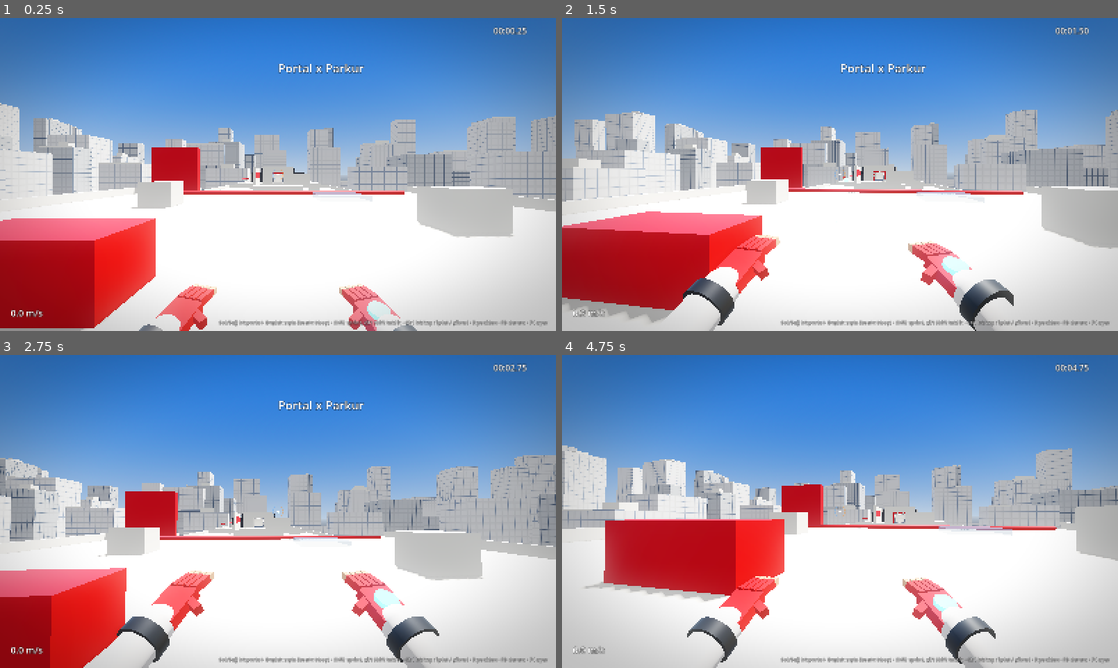
Above: before the commit, frames 1-4 (two rows, left to right).
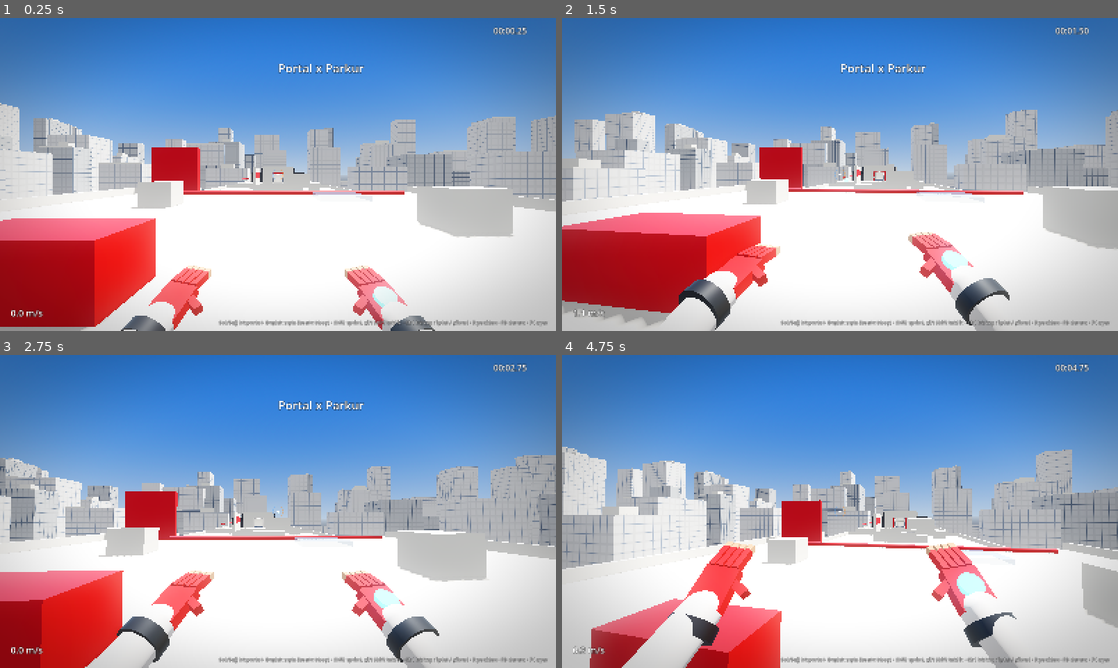
Above: after the commit, the same moments.

Repository: salihsahinin/portal-parkur
Game: Godot game, scene res://sahneler/ana.tscn
Two runs of this game, one before a commit and one after it. Both use one fixed random seed, a clock stepped at 60 frames per second and the inputs below.
Inputs (mouse positions are in pixels of both pictures, inside the frame that each line leads up to):
- Up to frame 1 (0.25 s): no input
- Up to frame 2 (1.5 s): tap Enter at 0.5 s; move the mouse to (867, 174) at 0.52 s; tap S (geri) at 0.6 s; click (867, 174) at 0.67 s; tap W (ileri) at 0.8, 1.35 s; move the mouse to (812, 174) at 1.27 s; click (812, 174) at 1.42 s
- Up to frame 3 (2.75 s): tap Ctrl (kay) at 1.55 s; move the mouse to (289, 505) at 2.02 s; hold Ctrl (kay) from 2.03 s (still down); click (289, 505) at 2.17 s; tap Shift (kos) at 2.3 s
- Up to frame 4 (4.75 s): move the mouse to (834, 517) at 2.77 s; release Ctrl (kay) at 2.78 s; tap Shift (kos) at 2.85 s; click (834, 517) at 2.92 s; tap Space (zipla) at 3.05 s; move the mouse to (878, 514) at 3.52 s; hold Space (zipla) 3.53-4.28 s; click (878, 514) at 3.67 s; tap C at 3.8, 4.35 s; move the mouse to (795, 508) at 4.27 s; click (795, 508) at 4.42 s; tap S (geri) at 4.55 s

The runs differ from the first frame. In frame 1, 3.0% of the frame differs, in the area x 0-99%, y 52-100%; in frame 2, 3.5%; in frame 3, 2.1%; in frame 4, 26%, in the area x 0-100%, y 28-100%.

Commit message:
[icra] Portal Parkur: Minecraft movement model (azalea-physics port: 20-tick travel, pre-friction move, 0.42 jump + sprint boost, auto-jump delay, sprint fov) as default; parkour model kept switchable; level gap 3.5 m
Co-Authored-By: Claude Fable 5.1 <noreply@anthropic.com>

Diff:
--- a/betikler/ayarlar.gd
+++ b/betikler/ayarlar.gd
@@ -8,6 +8,8 @@
 
 ## ad: [varsayılan, min, max, adım, açıklama]
 const TANIM := {
+	"model": [1.0, 0.0, 1.0, 1.0, "hareket modeli: 1 = Minecraft (20 tick, azalea-physics portu) · 0 = parkur (DL/CS/MW)"],
+	"mc_olcek": [1.0, 0.5, 3.0, 0.1, "Minecraft hız ölçeği (1 = birebir, 1 blok = 1 m)"],
 	"hassasiyet": [0.12, 0.02, 0.60, 0.005, "derece / fare sayımı (yatay)"],
 	"dikey_oran": [1.0, 0.5, 1.5, 0.05, "dikey / yatay hassasiyet oranı"],
 	"yumusatma": [0.0, 0.0, 0.08, 0.005, "fare yumuşatma zaman sabiti (sn); 0 = ham 1:1"],
--- a/betikler/oyuncu.gd
+++ b/betikler/oyuncu.gd
@@ -57,6 +57,111 @@
 var son_shift := -10.0
 var taktik_kalan := 0.0
 
+# ---- Minecraft modeli (azalea-physics / LivingEntity.travel portu; birim blok/tick, 20 tick/sn) ----
+const MC_TICK := 1.0 / 20.0
+var mc_v := Vector3.ZERO
+var mc_hareket := Vector3.ZERO
+var mc_birikim := 0.0
+var mc_senkron_gerek := true
+var mc_zipla_gecikme := 0
+var mc_sprint := false
+var mc_son_kare := -10
+
+
+func _mc_model() -> bool:
+	return Ayarlar.al("model") > 0.5
+
+
+func _mc_olcek() -> float:
+	return 20.0 * Ayarlar.al("mc_olcek")
+
+
+## Parkur durumlarından (duvar koşusu vb.) dönüşte Godot hızını tick durumuna aktarır.
+func _mc_senkron() -> void:
+	if mc_senkron_gerek or Engine.get_physics_frames() != mc_son_kare + 1:
+		mc_senkron_gerek = false
+		mc_v = velocity / _mc_olcek()
+		mc_hareket = mc_v
+		mc_birikim = 0.0
+
+
+## Bir Minecraft tick'i: aiStep (küçük hız sıfırlama, zıplama) + travel (girdi ivmesi, yerçekimi, atalet).
+func _mc_tick(yerde: bool) -> bool:
+	var zipladi := false
+	if Vector2(mc_v.x, mc_v.z).length_squared() < 9.0e-6:
+		mc_v.x = 0.0
+		mc_v.z = 0.0
+	if absf(mc_v.y) < 0.003:
+		mc_v.y = 0.0
+	var zipla_tut := zipla_tampon > 0.0 or (not sanal_girdi_aktif and Input.is_action_pressed("zipla"))
+	var sprint_tut := Input.is_action_pressed("kos") or sanal_girdi_aktif
+	var ileri_in := -girdi.y * 0.98
+	var yan_in := girdi.x * 0.98
+	if cokuk:
+		ileri_in *= 0.3
+		yan_in *= 0.3
+	mc_sprint = sprint_tut and ileri_in > 0.5 and not cokuk
+	# aiStep: zıplama (Space basılıyken 10 tick aralık)
+	if zipla_tut and yerde and mc_zipla_gecikme == 0:
+		mc_v.y = maxf(0.42, mc_v.y)
+		if mc_sprint:
+			mc_v += ileri_yon() * 0.2
+		mc_zipla_gecikme = 10
+		zipladi = true
+	elif not zipla_tut:
+		mc_zipla_gecikme = 0
+	if mc_zipla_gecikme > 0:
+		mc_zipla_gecikme -= 1
+	# travel: moveRelative
+	var hiz: float = (0.13 if mc_sprint else 0.1) if yerde else (0.026 if mc_sprint else 0.02)
+	var yerel := Vector3(yan_in, 0.0, -ileri_in)
+	if yerel.length_squared() > 1.0e-7:
+		if yerel.length_squared() > 1.0:
+			yerel = yerel.normalized()
+		mc_v += (global_basis * yerel) * hiz
+	# hareket bu (sürtünme öncesi) hızla yapılır; çarpışma move_and_slide ile tick'ler arasında
+	mc_hareket = mc_v
+	# sonra yerçekimi + atalet bir sonraki tick için
+	mc_v.y -= 0.08
+	var atalet := 0.546 if yerde else 0.91
+	mc_v.x *= atalet
+	mc_v.z *= atalet
+	mc_v.y *= 0.98
+	return zipladi
+
+
+## Tick birikimini işler, velocity'yi tick hızından kurar. Zıplama olduysa true.
+func _mc_adim(delta: float, yerde: bool) -> bool:
+	_mc_senkron()
+	mc_birikim += delta
+	var zipladi := false
+	while mc_birikim >= MC_TICK:
+		mc_birikim -= MC_TICK
+		if _mc_tick(yerde):
+			zipladi = true
+			yerde = false
+	velocity = mc_hareket * _mc_olcek()
+	return zipladi
+
+
+## move_and_slide sonrası: kayan hız ve zemin/tavan teması tick durumuna geri yazılır.
+func _mc_geri_oku() -> void:
+	var v := velocity / _mc_olcek()
+	# yatay çarpışma: kayan hız hareket hızından saptıysa (duvar) o bileşen tick durumuna yazılır
+	if absf(v.x - mc_hareket.x) > 1.0e-5:
+		mc_v.x = v.x
+		mc_hareket.x = v.x
+	if absf(v.z - mc_hareket.z) > 1.0e-5:
+		mc_v.z = v.z
+		mc_hareket.z = v.z
+	if is_on_floor() and mc_v.y < 0.0:
+		mc_v.y = 0.0
+		mc_hareket.y = minf(mc_hareket.y, 0.0)
+	if is_on_ceiling() and mc_v.y > 0.0:
+		mc_v.y = 0.0
+		mc_hareket.y = 0.0
+	mc_son_kare = Engine.get_physics_frames()
+
 @onready var kafa: Node3D = $Kafa
 @onready var kamera: Camera3D = $Kafa/Kamera
 @onready var govde: CollisionShape3D = $Govde
@@ -176,6 +281,8 @@
 
 	if not kilit:
 		move_and_slide()
+		if _mc_model() and (durum == Durum.YERDE or durum == Durum.HAVADA):
+			_mc_geri_oku()
 	_kamera_guncelle(delta)
 
 
@@ -191,6 +298,9 @@
 	if not is_on_floor():
 		coyote = 0.12
 		_durum_degistir(Durum.HAVADA)
+		return
+	if _mc_model():
+		_mc_yerde(delta, yon, ileri)
 		return
 	# MW2019 koşu modeli: W = jog · Shift = sprint (momentumla artar) · çift Shift = taktik sprint (4 sn)
 	var kos := (Input.is_action_pressed("kos") or sanal_girdi_aktif) and girdi.y < -0.3
@@ -265,6 +375,40 @@
 		_zipla(1.0)
 
 
+func _mc_yerde(delta: float, yon: Vector3, ileri: Vector3) -> void:
+	var yatay := yatay_hiz()
+	# Ctrl tık: sprintteyken kayma · yavaşken çömelme aç/kapa
+	if _kay_tiklandi():
+		if cokuk:
+			if _ayaga_kalkabilir():
+				_ayaga_kalk()
+		elif yatay.length() > 4.5:
+			_kayma_baslat(yatay)
+			return
+		else:
+			_cok()
+	if cokuk and Input.is_action_pressed("kos") and _ayaga_kalkabilir():
+		_ayaga_kalk()
+	# duvara bakıp zıplama → dikey tırmanış (parkur kancası)
+	if zipla_tampon > 0.0 and on_isin.is_colliding() and yon.dot(ileri) > 0.5 and _duvar_dik(on_isin.get_collision_normal()):
+		zipla_tampon = 0.0
+		_duvar_tirmanis_baslat(on_isin.get_collision_normal())
+		return
+	if yon.dot(ileri) > 0.5 and _basamak_dene():
+		return
+	if _mc_adim(delta, true):
+		zipla_tampon = 0.0
+		coyote = 0.0
+		kayma_istek = 0.0
+		if cokuk and _ayaga_kalkabilir():
+			_ayaga_kalk()
+		_durum_degistir(Durum.HAVADA)
+		eller.call("zipla")
+		Ses.cal("zipla", -10.0, randf_range(0.9, 1.1))
+	else:
+		momentum = 1.0 if mc_sprint else 0.0
+
+
 func _zipla(carpan: float) -> void:
 	if cokuk and _ayaga_kalkabilir():
 		_ayaga_kalk()
@@ -278,11 +422,14 @@
 
 # ---------------- HAVADA ----------------
 func _havada(delta: float, yon: Vector3, ileri: Vector3) -> void:
-	velocity.y -= yercekimi * delta
+	if _mc_model():
+		_mc_adim(delta, false)
+	else:
+		velocity.y -= yercekimi * delta
 	dusme_hizi = minf(velocity.y, dusme_hizi)
 	coyote = maxf(coyote - delta, 0.0)
 	var yatay := yatay_hiz()
-	if yon != Vector3.ZERO:
+	if yon != Vector3.ZERO and not _mc_model():
 		# 1) Bakış takibi (Dying Light): hız vektörü büyüklüğünü koruyarak girdi yönüne döner.
 		var donus_hizi: float = deg_to_rad(Ayarlar.al("hava_donus"))
 		if donus_hizi > 0.0 and yatay.length() > 0.5:
@@ -298,8 +445,9 @@
 		if eklenecek > 0.0:
 			var ivme: float = minf(Ayarlar.al("bhop_hava_ivme") * wishspeed * delta, eklenecek)
 			yatay += yon * ivme
-	velocity.x = yatay.x
-	velocity.z = yatay.z
+	if not _mc_model():
+		velocity.x = yatay.x
+		velocity.z = yatay.z
 
 	# havada herhangi bir anda Ctrl (tık ya da basılı) → iniş anında kayma (MW2019); istek inişe kadar kalır
 	if _kay_tiklandi() or (not sanal_girdi_aktif and Input.is_action_pressed("kay")):
@@ -307,7 +455,7 @@
 
 	if is_on_floor():
 		# bunny hop: yere değilen karede zıplama basılıysa sürtünme/iniş kaybı olmadan zıpla
-		if zipla_tampon > 0.0 and Ayarlar.al("bhop") > 0.5:
+		if zipla_tampon > 0.0 and Ayarlar.al("bhop") > 0.5 and not _mc_model():
 			zipla_tampon = 0.0
 			dusme_hizi = 0.0
 			son_duvar_id = 0
@@ -328,7 +476,7 @@
 		zipla_tampon = 0.0
 		_duvar_tirmanis_baslat(on_isin.get_collision_normal())
 		return
-	if zipla_tampon > 0.0 and coyote > 0.0:
+	if zipla_tampon > 0.0 and coyote > 0.0 and not _mc_model():
 		zipla_tampon = 0.0
 		_zipla(1.0)
 
@@ -341,7 +489,7 @@
 		inis_dip = -0.32 * siddet * Ayarlar.al("inis_dip")
 		tw.tween_property(self, "inis_dip", 0.0, 0.28 + 0.2 * siddet).set_trans(Tween.TRANS_CUBIC).set_ease(Tween.EASE_OUT)
 		eller.call("inis", siddet)
-	if siddet > 0.55:
+	if siddet > 0.55 and not _mc_model():
 		if Input.is_action_pressed("kay"):
 			eller.call("yuvarlan")
 		else:
@@ -614,6 +762,9 @@
 	var hiz := yatay_hiz().length()
 	temel_fov = Ayarlar.al("fov")
 	var hedef_fov: float = temel_fov + clampf((hiz - 6.0) / 6.5, 0.0, 1.0) * Ayarlar.al("sprint_fov")
+	if _mc_model():
+		# Minecraft: sprintte görüş açısı ×1.15 ((0.13/0.1 + 1) / 2)
+		hedef_fov = temel_fov * (1.15 if mc_sprint and (durum == Durum.YERDE or durum == Durum.HAVADA) else 1.0)
 	if durum == Durum.KAYMA:
 		hedef_fov += 4.0
 	kamera.fov = lerpf(kamera.fov, hedef_fov, 6.0 * delta)
@@ -660,6 +811,7 @@
 	son_duvar_id = 0
 	son_teleport_zaman = toplam_sure
 	teleport_sayisi += 1
+	mc_senkron_gerek = true
 	Ses.cal("portal_gecis", -4.0)
 	if durum != Durum.KAYMA:
 		_durum_degistir(Durum.HAVADA)
@@ -670,7 +822,12 @@
 func firlat(v: Vector3) -> void:
 	kilit = false
 	_ayaga_kalk()
+	if _mc_model():
+		# Minecraft: yerçekimi 0.08 b/t² (32 m/s²) ve havada yatay atalet 0.91/tick güçlü;
+		# aynı yükseklik/menzil için dikey ×1.4, yatay ×3 (hesap: Σ v·0.91^k ≈ 7.9 v)
+		v = Vector3(v.x * 3.0, v.y * 1.4, v.z * 3.0)
 	velocity = v
+	mc_senkron_gerek = true
 	dusme_hizi = 0.0
 	_durum_degistir(Durum.HAVADA)
 	durum_suresi = 0.0
@@ -683,6 +840,7 @@
 		tirman_tw.kill()
 	kilit = false
 	velocity = Vector3.ZERO
+	mc_senkron_gerek = true
 	momentum = 0.0
 	hiz_seridi = false
 	dusme_hizi = 0.0
--- a/betikler/seviye.gd
+++ b/betikler/seviye.gd
@@ -296,12 +296,12 @@
 	kutu(Vector3(4, 0.2, -6), Vector3(3, 0.4, 3), cam)
 	silindir(Vector3(0, 0.25, -9.5), 0.14, 20.0, Vector3.RIGHT, kirmizi)
 	kutu(Vector3(-9, 2.0, -11.5), Vector3(4, 4, 0.5), kirmizi)
-	# Çatı B: z -37..-17, üst y=-1 (5 m boşluk)
-	_bina(Vector2(0, -27), Vector2(20, 20), -1.0)
-	_parapet(Vector2(0, -27), Vector2(20, 20), -1.0, "guney")
-	kutu(Vector3(0, -0.45, -24), Vector3(7, 1.1, 0.4), cati)
+	# Çatı B: z -35.5..-15.5, üst y=-1 (3.5 m boşluk; Minecraft sprint-zıplaması ~4 blok)
+	_bina(Vector2(0, -25.5), Vector2(20, 20), -1.0)
+	_parapet(Vector2(0, -25.5), Vector2(20, 20), -1.0, "guney")
+	kutu(Vector3(0, -0.45, -23), Vector3(7, 1.1, 0.4), cati)
 	kutu(Vector3(6, -0.35, -30), Vector3(1.6, 1.3, 1.6), cati)
-	kontrol(Vector3(0, -1, -20))
+	kontrol(Vector3(0, -1, -18.5))
 	# Duvar koşusu panosu (sol tarafta), B→C 8 m boşluğu üstünde
 	kutu(Vector3(-4.5, 1.0, -41), Vector3(0.4, 4.0, 13), cati, false, "Pano")
 	gorsel(Vector3(-4.28, 1.6, -41), Vector3(0.02, 1.2, 10), kirmizi)
--- a/betikler/test_kosum.gd
+++ b/betikler/test_kosum.gd
@@ -64,7 +64,8 @@
 	await bekle(0.3)
 	oyuncu.iz = false
 	var h := oyuncu.yatay_hiz().length()
-	kontrol("kosu_hizi", h > 8.5, "hiz=%.2f poz=%s" % [h, oyuncu.global_position])
+	var mc: bool = Ayarlar.al("model") > 0.5
+	kontrol("kosu_hizi", h > (5.0 if mc else 8.5), "model=%s hiz=%.2f poz=%s" % ["minecraft" if mc else "parkur", h, oyuncu.global_position])
 	await ekran("02_kosu")
 
 	# T2: boşluk atlayışı A→B (kenar z=-12, B z<-17 y=-1)
@@ -78,10 +79,10 @@
 		if not zipladi and oyuncu.global_position.z < -11.4:
 			oyuncu.sanal_zipla = true
 			zipladi = true
-		if zipladi and oyuncu.is_on_floor() and oyuncu.global_position.z < -17.5:
+		if zipladi and oyuncu.is_on_floor() and oyuncu.global_position.z < -16.0:
 			break
 	var p := oyuncu.global_position
-	kontrol("bosluk_atlayisi", p.z < -17.5 and p.y > -1.5 and p.y < 0.5, "poz=%s t=%.2f" % [p, t])
+	kontrol("bosluk_atlayisi", p.z < -16.0 and p.y > -1.5 and p.y < 0.5, "poz=%s t=%.2f" % [p, t])
 	await ekran("03_atlayis")
 
 	# T3: duvar koşusu (pano x=-4.5, sağ yüzü; oyuncu x=-3.9, z -33'ten -47'ye)
@@ -94,9 +95,11 @@
 	while t < 4.0:
 		await bekle(0.02)
 		t += 0.02
-		if not zipladi and oyuncu.global_position.z < -36.3:
+		if not zipladi and oyuncu.global_position.z < -34.6:
 			oyuncu.sanal_zipla = true
 			zipladi = true
+		if int(t * 50) % 5 == 0:
+			print("[IZ-T3] t=%.2f durum=%s poz=%s v=%s" % [t, Oyuncu.DURUM_AD[oyuncu.durum], oyuncu.global_position, oyuncu.velocity])
 		if oyuncu.durum == Oyuncu.Durum.DUVAR_KOSU:
 			dk_gordu = true
 			if not dk_ekran:
@@ -197,7 +200,7 @@
 	oyuncu.sanal_girdi = Vector2(0, -1)
 	await bekle(0.9)
 	t = 0.0
-	while t < 2.0 and not (oyuncu.is_on_floor() and oyuncu.yatay_hiz().length() > 8.0):
+	while t < 2.0 and not (oyuncu.is_on_floor() and oyuncu.yatay_hiz().length() > (5.0 if mc else 8.0)):
 		await bekle(0.02)
 		t += 0.02
 	var kay_poz := oyuncu.global_position
Not shown, changed: README.md
